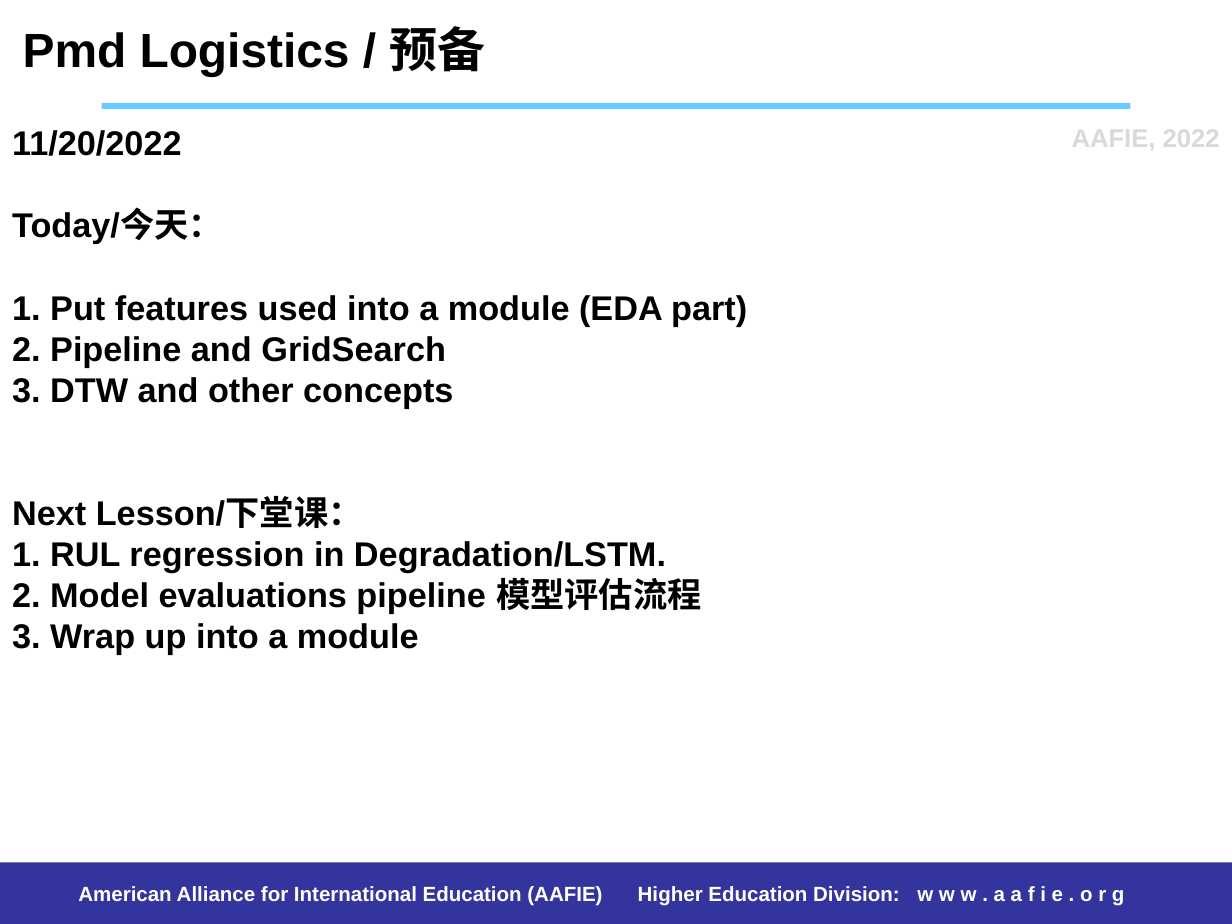
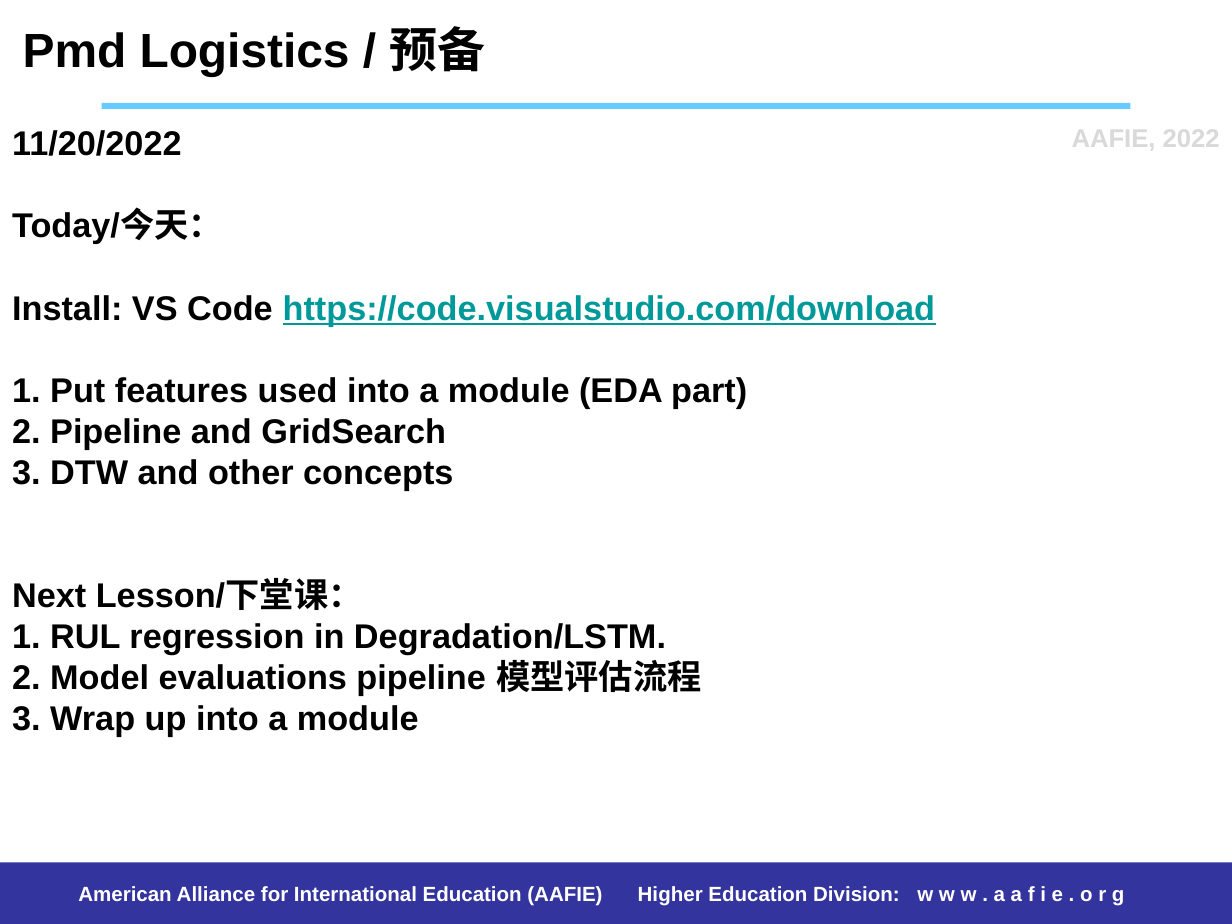
Before and after one commit to stemproaca/pdm, a slide deck: slide 6 of Classes/20221120.pptx. Drawn at 1232x924 pixels with LibreOffice and Linux fonts; fonts in the diff are those of the drawing. Boxes give left, top, right and bottom in pixels: in the first picture for what was removed or moved away, otherwise in the second. Text is boxed around its words. In the diff, an @@ line names an element or a change of style, - is before the commit and + after.

Commit message:
Lesson 12

```diff
--- a/Classes/20221120.pptx
+++ b/Classes/20221120.pptx
@@ title at [12,130,935,737]: text changed @@
-11/20/2022
-Today/今天：
-1. Put features used into a module (EDA part)
-2. Pipeline and GridSearch
-3. DTW and other concepts
-Next Lesson/下堂课：
-1. RUL regression in Degradation/LSTM.
-2. Model evaluations pipeline 模型评估流程
-3. Wrap up into a module
+11/20/2022
+Today/今天：
+Install: VS Code https://code.visualstudio.com/download
+1. Put features used into a module (EDA part)
+2. Pipeline and GridSearch
+3. DTW and other concepts
+Next Lesson/下堂课：
+1. RUL regression in Degradation/LSTM.
+2. Model evaluations pipeline 模型评估流程
+3. Wrap up into a module
```
Also in this commit, not shown: 4 other files.
